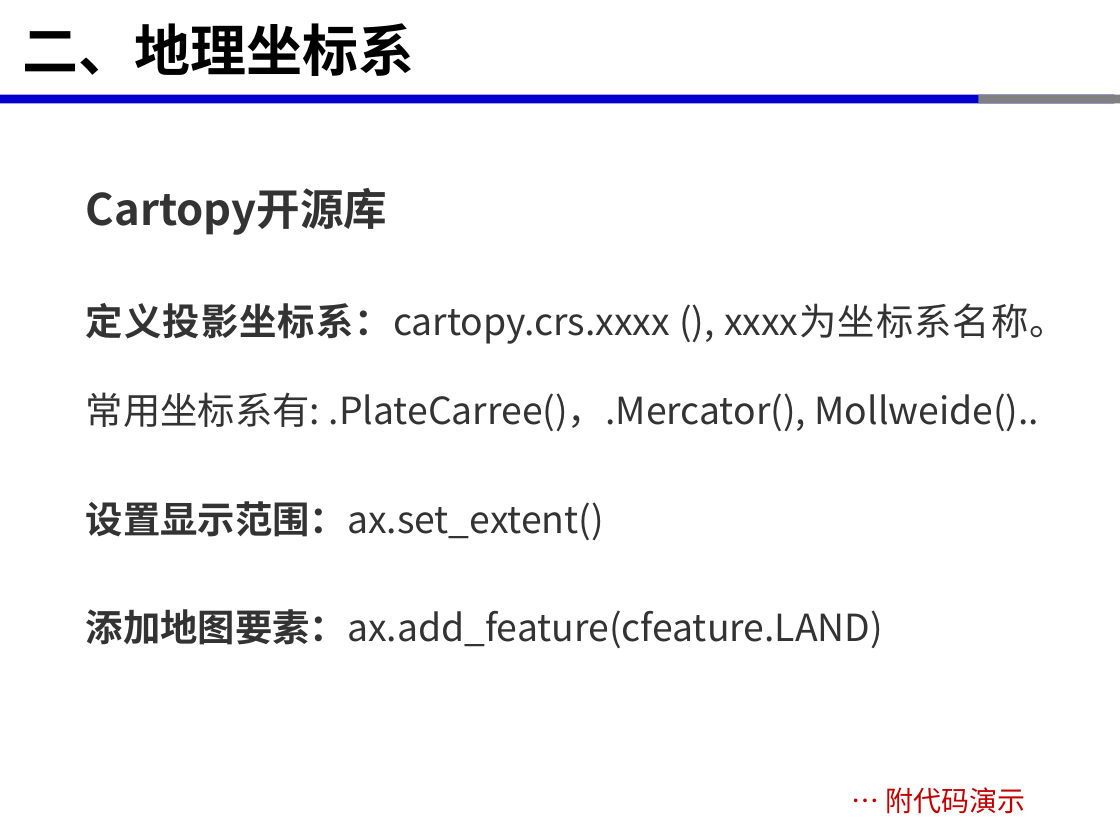
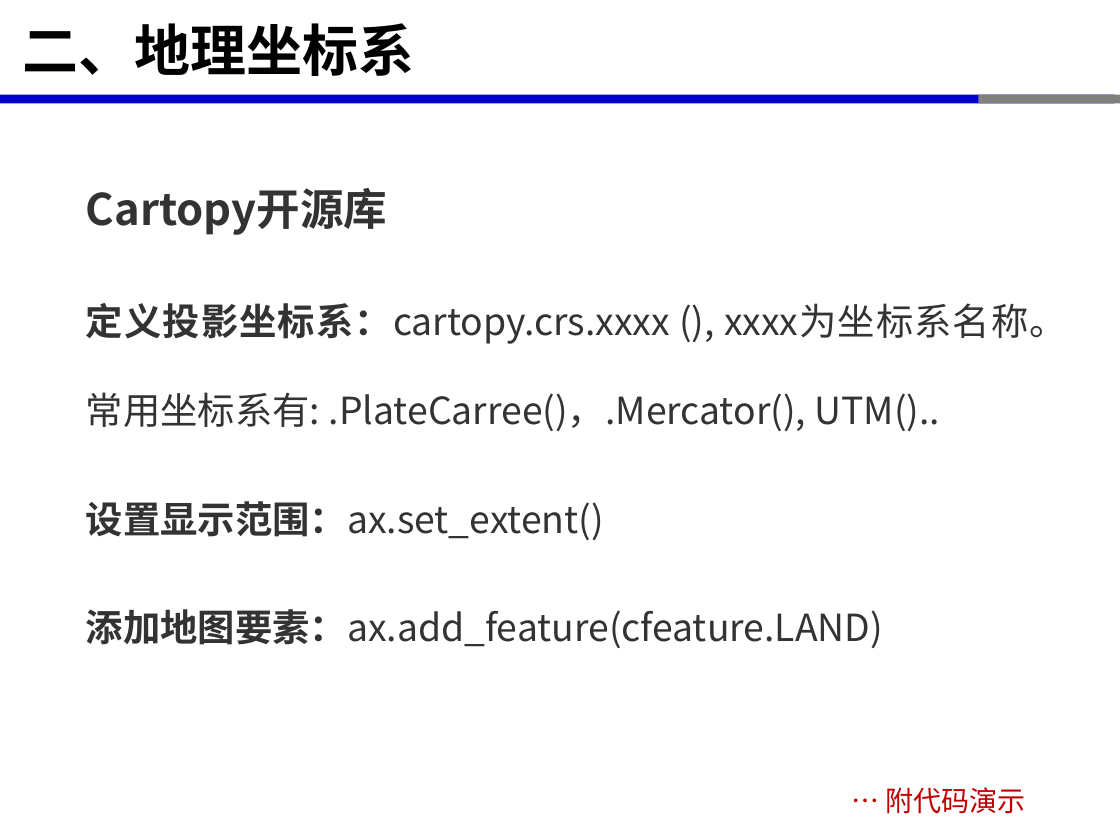
Before and after one commit to xinluo2018/spatial-data-processing, a slide deck: slide 10 of 第4章-空间参考与坐标转换/第2节-坐标转换及可视化.pptx. Drawn at 1120x840 pixels with LibreOffice and Linux fonts; fonts in the diff are those of the drawing. Boxes give left, top, right and bottom in pixels: in the first picture for what was removed or moved away, otherwise in the second. Text is boxed around its words. In the diff, an @@ line names an element or a change of style, - is before the commit and + after.

```diff
--- a/第4章-空间参考与坐标转换/第2节-坐标转换及可视化.pptx
+++ b/第4章-空间参考与坐标转换/第2节-坐标转换及可视化.pptx
@@ text at [86, 303, 1067, 431]: text changed @@
-定义投影坐标系：cartopy.crs.xxxx (), xxxx为坐标系名称。常用坐标系有: .PlateCarree()，.Mercator(), Mollweide()..
+定义投影坐标系：cartopy.crs.xxxx (), xxxx为坐标系名称。常用坐标系有: .PlateCarree()，.Mercator(), UTM()..
```
Also in this commit, not shown: 3 other slides changed, 2 slides removed, 11 other files.
